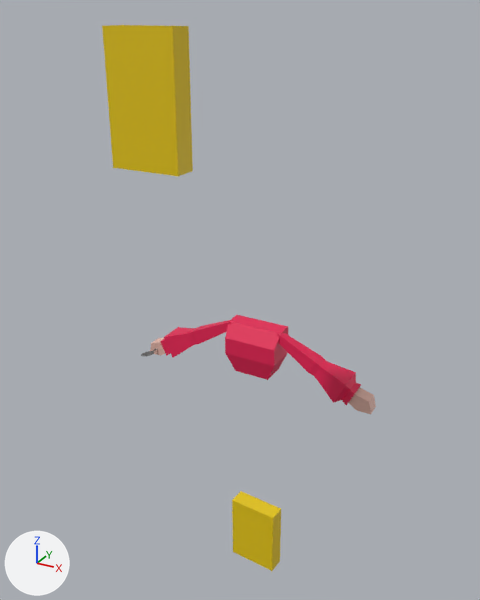
An edit to the Blender file Models/arms_rigged.blend, drawn before and after from the same camera.
Before and after are seen from a 50 mm lens placed at (1.718, -3.318, 3.443), pointed at (0.039, -0.265, 1.916). The lights are fixed; the arrows at lower left show +X, +Y and +Z. The first picture is the older version.

The older version as bpy lines, for what is in view:
```python
ob_arms = bpy.data.objects.new('Arms', me_cube_011)
ob_arms.location = (0.0, 0.0, 1.534)
ob_boxbigrim1 = bpy.data.objects.new('BoxBigRim1', me_plane)
ob_boxbigrim1.location = (0.013, -1.056, 3.337)
ob_boxbigrim1.rotation_euler = (1.571, 0.0, 0.0)  # degrees (90, 0, 0)
ob_boxbigrim1.scale = (0.154, 0.154, 0.154)
ob_boxbigrim2 = bpy.data.objects.new('BoxBigRim2', me_plane_001)
ob_boxbigrim2.location = (0.013, -0.945, 3.337)
ob_boxbigrim2.rotation_euler = (1.571, 0.0, 0.0)  # degrees (90, 0, 0)
ob_boxbigrim2.scale = (0.154, 0.154, 0.154)
ob_boxsmolrim1 = bpy.data.objects.new('BoxSmolRim1', me_plane_003)
ob_boxsmolrim1.location = (0.182, -1.0, 3.337)
ob_boxsmolrim1.rotation_euler = (1.571, 0.0, -1.571)  # degrees (90, 0, -90)
ob_boxsmolrim1.scale = (0.154, 0.154, 0.154)
ob_cerealbox_openned = bpy.data.objects.new('CerealBox.Openned', me_cube_003)
ob_cerealbox_openned.location = (0.013, -1.0, 3.051)
ob_cerealbox_openned.rotation_euler = (0.0, 0.0, -1.571)  # degrees (0, 0, -90)
ob_cerealbox_openned.scale = (0.0559, 0.169, 0.244)
# also in view: 'CerealBoxFlat' at (0.02, 0.014, -0.014); 'Hands_Closed' at (0.0, 0.0, 1.315); 'Chest' at (0.0, 0.027, 1.463)
```
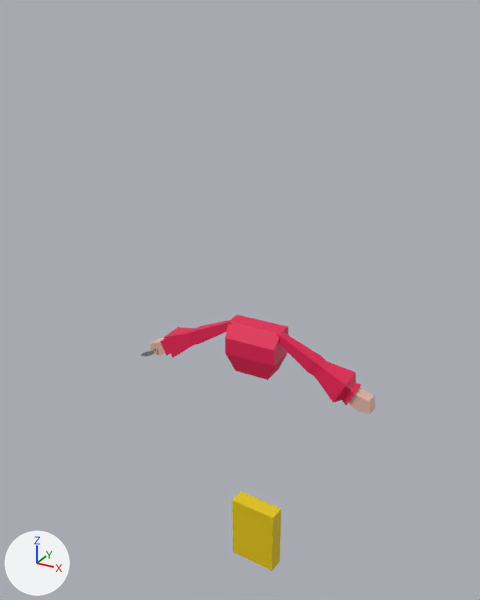
Commit message: working on the arms

Boxes (x1, y1, x2, y2) around the edits, measured in the pictures (480 x 600 px):
'CerealBox.Openned', deleted (yellow)
    before: (104, 48, 193, 176)
'BoxBigRim1', deleted (yellow)
    before: (102, 26, 173, 50)
'BoxSmolRim1', deleted
    before: (172, 26, 189, 50)
'BoxBigRim2', deleted
    before: (120, 25, 178, 27)

What changed in the scene script:
```text
Remove ob_boxbigrim1:
    ob_boxbigrim1 = bpy.data.objects.new('BoxBigRim1', me_plane)
    ob_boxbigrim1.location = (0.013, -1.056, 3.337)
    ob_boxbigrim1.rotation_euler = (1.571, 0.0, 0.0)  # degrees (90, 0, 0)
    ob_boxbigrim1.scale = (0.154, 0.154, 0.154)
Remove ob_boxbigrim2:
    ob_boxbigrim2 = bpy.data.objects.new('BoxBigRim2', me_plane_001)
    ob_boxbigrim2.location = (0.013, -0.945, 3.337)
    ob_boxbigrim2.rotation_euler = (1.571, 0.0, 0.0)  # degrees (90, 0, 0)
    ob_boxbigrim2.scale = (0.154, 0.154, 0.154)
Remove ob_boxsmolrim1:
    ob_boxsmolrim1 = bpy.data.objects.new('BoxSmolRim1', me_plane_003)
    ob_boxsmolrim1.location = (0.182, -1.0, 3.337)
    ob_boxsmolrim1.rotation_euler = (1.571, 0.0, -1.571)  # degrees (90, 0, -90)
    ob_boxsmolrim1.scale = (0.154, 0.154, 0.154)
Remove ob_cerealbox_openned:
    ob_cerealbox_openned = bpy.data.objects.new('CerealBox.Openned', me_cube_003)
    ob_cerealbox_openned.location = (0.013, -1.0, 3.051)
    ob_cerealbox_openned.rotation_euler = (0.0, 0.0, -1.571)  # degrees (0, 0, -90)
    ob_cerealbox_openned.scale = (0.0559, 0.169, 0.244)
```
